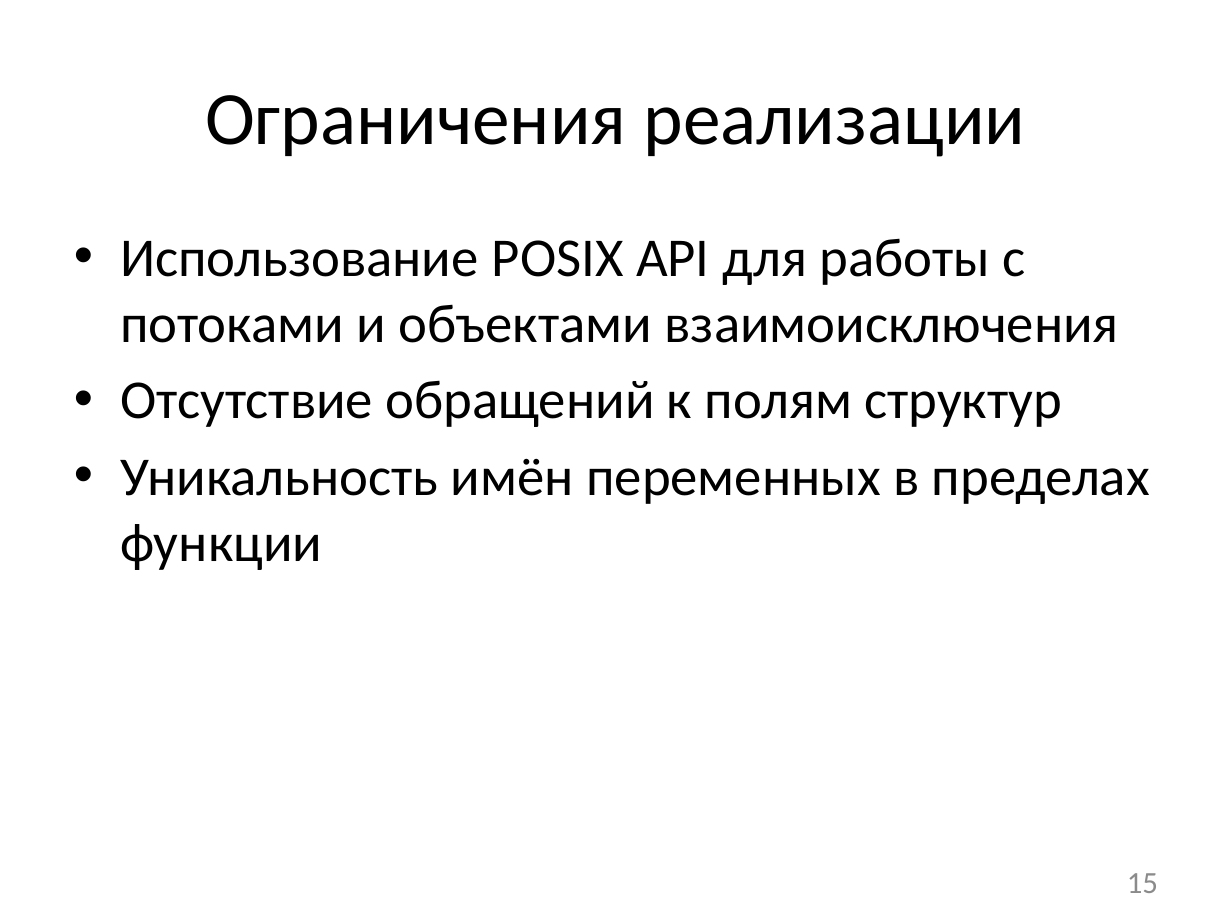
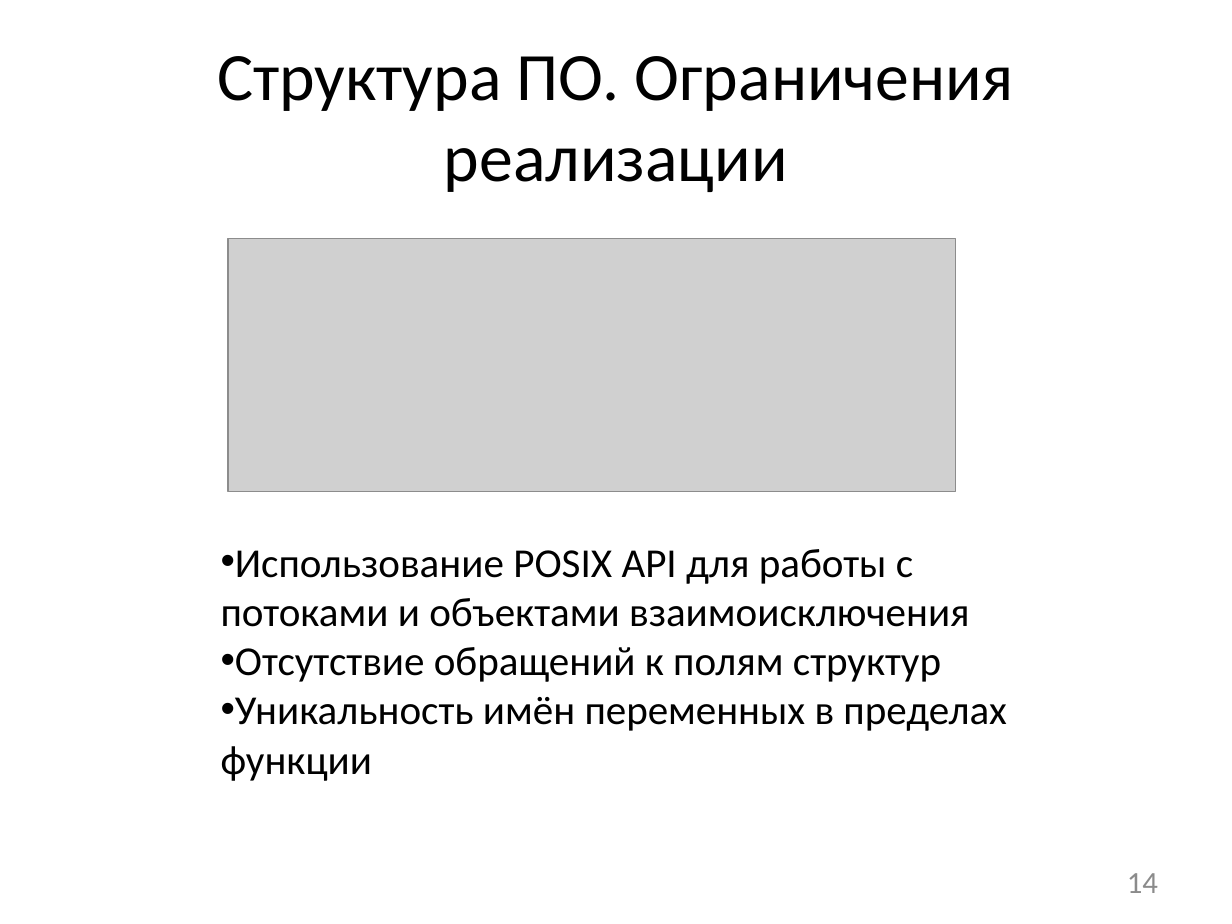
Before and after one commit to afrolovskiy/diplom, a slide deck: slide 14 of presentations/diplom/static race detection.pptx (slide 15 before the commit). Drawn at 1232x924 pixels with LibreOffice and Linux fonts; fonts in the diff are those of the drawing; grey boxes stand for pictures. Boxes give left, top, right and bottom in pixels: in the first picture for what was removed or moved away, otherwise in the second. Text is boxed around its words. In the diff, an @@ line names an element or a change of style, - is before the commit and + after.

```diff
--- a/presentations/diplom/static race detection.pptx
+++ b/presentations/diplom/static race detection.pptx
@@ title at [217,56,1014,192]: text changed; size 44 to 39.6 pt @@
-Ограничения реализации
+Структура ПО. Ограничения реализации
@@ picture added at [228,239,956,492] @@
@@ text "Использование POSIX API для работы ...": place and size @@
-text "Использование POSIX API для работы ..." at [120,238,1150,570]
+text "Использование POSIX API для работы ..." at [221,549,1006,781]
@@ text "Использование POSIX API для работы ..." at [221,549,1006,781]: size 32 to 24 pt; indent changed; less space between paragraphs @@
@@ page number at [1127,873,1158,893]: text changed @@
-15
+14
```
Also in this commit, not shown: 7 other slides changed, 2 slides removed, 6 other files.
